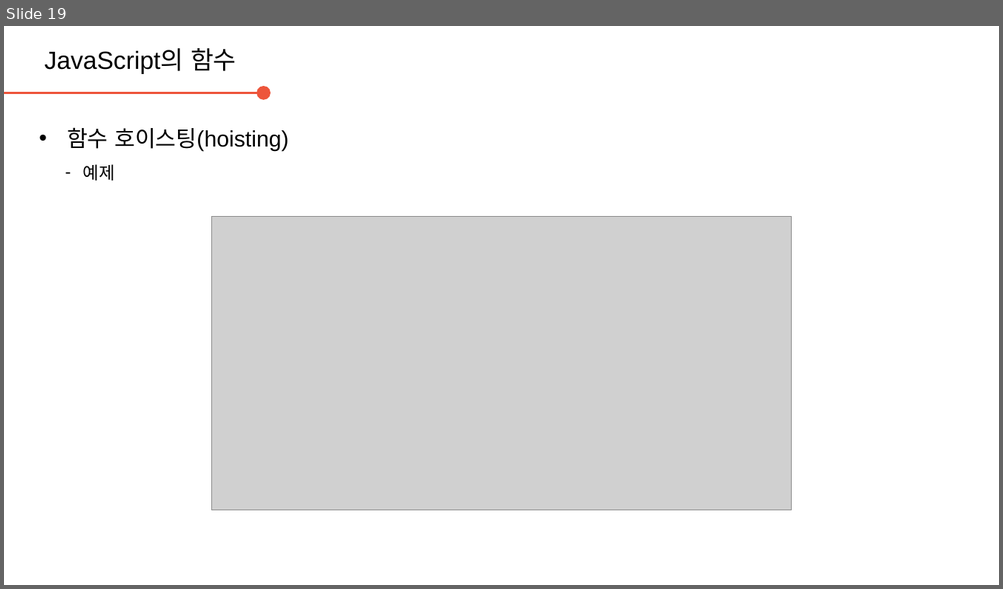
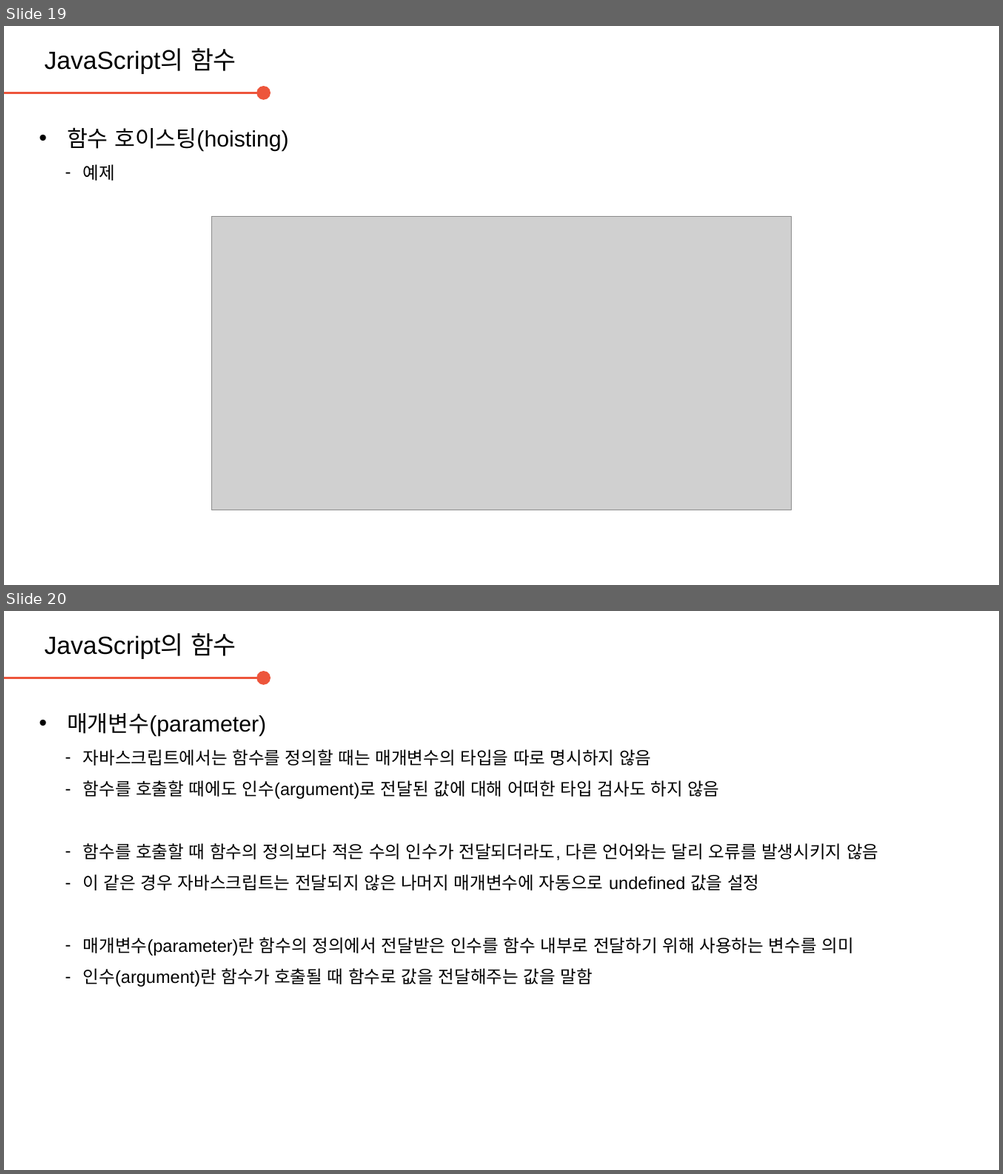
Before and after one commit to daegukdo/GCWM, a slide deck: 35/200901_JavaScript_function.pptx. Shown one above the other, each under a label of ours: slide 19 before the commit, slides 19 and 20 after it. The pictures are 1003x589 and 1003x1174 pixels, drawn with LibreOffice and Linux fonts; fonts in the diff are those of the drawing; grey boxes stand for pictures; background and template pictures are left out. Boxes give left, top, right and bottom in pixels: in the first picture for what was removed or moved away, otherwise in the second. Text is boxed around its words. In the diff, an @@ line names an element or a change of style, - is before the commit and + after.

Commit message:
get coding with me  - edit JavaScript resource (function)

```diff
--- a/35/200901_JavaScript_function.pptx
+++ b/35/200901_JavaScript_function.pptx
@@ slide 20 added at box(4, 611, 999, 1170), background #FFFFFF @@
@@ text added at box(45, 633, 236, 659), 20 pt, text #000000 @@
+JavaScript의 함수
@@ arrow added from (4, 678) to (264, 678), #ED553B 2.25 pt @@
@@ text added at box(67, 713, 878, 987), 14 pt, text #000000 @@
+• 매개변수(parameter)
+  – 자바스크립트에서는 함수를 정의할 때는 매개변수의 타입을 따로 명시하지 않음
+  – 함수를 호출할 때에도 인수(argument)로 전달된 값에 대해 어떠한 타입 검사도 하지 않음
+  – 함수를 호출할 때 함수의 정의보다 적은 수의 인수가 전달되더라도, 다른 언어와는 달리 오류를 발생시키지 않음
+  – 이 같은 경우 자바스크립트는 전달되지 않은 나머지 매개변수에 자동으로 undefined 값을 설정
+  – 매개변수(parameter)란 함수의 정의에서 전달받은 인수를 함수 내부로 전달하기 위해 사용하는 변수를 의미
+  – 인수(argument)란 함수가 호출될 때 함수로 값을 전달해주는 값을 말함
```
Also in this commit, not shown: 15 other slides added, 2 slides removed, 1 other file.
